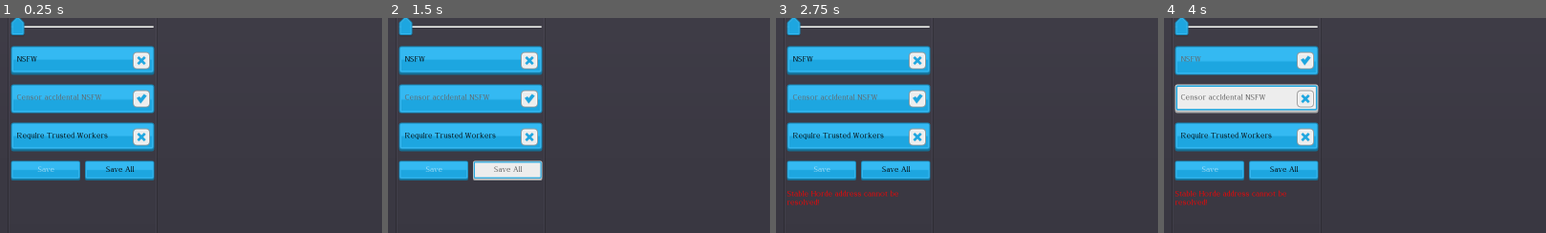
Above: before the commit, frames 1-4 (left to right).
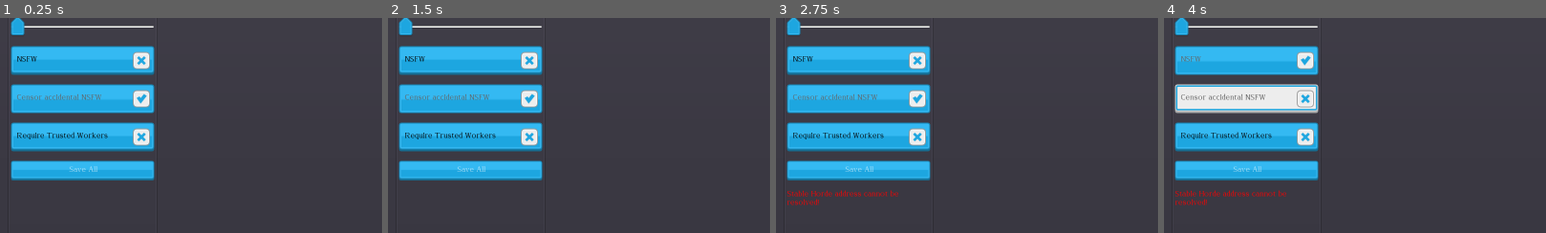
Above: after the commit, the same moments.

Repository: Haidra-Org/Lucid-Creations
Game: Godot game, scene res://StableHordeClient.tscn
Two runs of this game, one before a commit and one after it. Both use one fixed random seed, a clock stepped at 60 frames per second and the inputs below.
Inputs (mouse positions are % of the whole screen's width and height, from its top left):
- Up to frame 1 (0.25 s): no input
- Up to frame 2 (1.5 s): click (46, 8) at 0.52 s; type "12" at 0.6 s; click (16, 54) at 1.25 s, where only the run before the commit has a clickable "Save All"
- Up to frame 3 (2.75 s): click "Generate" at 2 s
- Up to frame 4 (4 s): click "NSFW" at 2.75 s; click "Censor accidental NSFW" at 3.5 s
The pictures show only the part of the screen within x 0-50%, y 19-69%; the shares and areas given below are measured in that part.

The runs differ from the first frame. In frame 1, 0.4% of the frame differs, in the area x 10-36%, y 66-76%; in frame 2, 1.8%, in the area x 10-41%, y 66-76%; in frame 3, 0.4%; in frame 4, 0.4%.

Commit message:
changed_layout_a_bit

Diff:
--- a/StableHordeClient.gd
+++ b/StableHordeClient.gd
@@ -161,6 +161,7 @@
 
 func _on_images_generated(completed_payload: Dictionary):
 	_reset_input()
+	save_all.disabled = false
 	for texture in completed_payload["image_textures"]:
 		var tr := GRID_TEXTURE_RECT.instance()
 		tr.texture = texture
--- a/StableHordeClient.tscn
+++ b/StableHordeClient.tscn
@@ -196,26 +196,13 @@
 margin_bottom = 303.251
 text = "Require Trusted Workers"
 
-[node name="SaveButtons" type="HBoxContainer" parent="Generate/VBoxContainer/MainArea/Controls/Basic"]
+[node name="SaveAll" type="Button" parent="Generate/VBoxContainer/MainArea/Controls/Basic"]
+unique_name_in_owner = true
 margin_top = 323.0
 margin_right = 300.0
-margin_bottom = 364.0
-custom_constants/separation = 10
-
-[node name="Save" type="Button" parent="Generate/VBoxContainer/MainArea/Controls/Basic/SaveButtons"]
-unique_name_in_owner = true
-margin_right = 145.0
-margin_bottom = 41.251
+margin_bottom = 364.251
 size_flags_horizontal = 3
 disabled = true
-text = "Save"
-
-[node name="SaveAll" type="Button" parent="Generate/VBoxContainer/MainArea/Controls/Basic/SaveButtons"]
-unique_name_in_owner = true
-margin_left = 155.0
-margin_right = 300.0
-margin_bottom = 41.251
-size_flags_horizontal = 3
 text = "Save All"
 
 [node name="StatusText" type="RichTextLabel" parent="Generate/VBoxContainer/MainArea/Controls/Basic"]
@@ -400,12 +387,52 @@
 text = "Prompt:"
 editable = false
 
+[node name="WorkerInfo" type="HBoxContainer" parent="Generate/VBoxContainer/MainArea/Display/DisplayFocus"]
+unique_name_in_owner = true
+margin_top = 128.0
+margin_right = 1234.0
+margin_bottom = 166.0
+custom_constants/separation = 50
+
+[node name="WorkerName" type="LineEdit" parent="Generate/VBoxContainer/MainArea/Display/DisplayFocus/WorkerInfo"]
+unique_name_in_owner = true
+margin_right = 592.0
+margin_bottom = 38.4343
+size_flags_horizontal = 3
+text = "Worker Name:"
+editable = false
+
+[node name="WorkerID" type="LineEdit" parent="Generate/VBoxContainer/MainArea/Display/DisplayFocus/WorkerInfo"]
+unique_name_in_owner = true
+margin_left = 642.0
+margin_right = 1234.0
+margin_bottom = 38.4343
+size_flags_horizontal = 3
+text = "Worker ID:"
+editable = false
+
 [node name="ImageInfo" type="HBoxContainer" parent="Generate/VBoxContainer/MainArea/Display/DisplayFocus"]
 unique_name_in_owner = true
 margin_top = 86.0
 margin_right = 1234.0
 margin_bottom = 124.0
+size_flags_horizontal = 3
 custom_constants/separation = 50
+
+[node name="Save" type="Button" parent="Generate/VBoxContainer/MainArea/Display/DisplayFocus/ImageInfo"]
+unique_name_in_owner = true
+margin_left = -324.0
+margin_top = 272.0
+margin_right = -174.0
+margin_bottom = 313.251
+rect_min_size = Vector2( 150, 0 )
+disabled = true
+text = "Save Image"
+
+[node name="Push" type="Control" parent="Generate/VBoxContainer/MainArea/Display/DisplayFocus/ImageInfo"]
+margin_right = 40.0
+margin_bottom = 40.0
+size_flags_horizontal = 3
 
 [node name="ImageSeed" type="LineEdit" parent="Generate/VBoxContainer/MainArea/Display/DisplayFocus/ImageInfo"]
 unique_name_in_owner = true
@@ -441,30 +468,6 @@
 text = "Model:"
 editable = false
 expand_to_text_length = true
-
-[node name="WorkerInfo" type="HBoxContainer" parent="Generate/VBoxContainer/MainArea/Display/DisplayFocus"]
-unique_name_in_owner = true
-margin_top = 128.0
-margin_right = 1234.0
-margin_bottom = 166.0
-custom_constants/separation = 50
-
-[node name="WorkerName" type="LineEdit" parent="Generate/VBoxContainer/MainArea/Display/DisplayFocus/WorkerInfo"]
-unique_name_in_owner = true
-margin_right = 592.0
-margin_bottom = 38.4343
-size_flags_horizontal = 3
-text = "Worker Name:"
-editable = false
-
-[node name="WorkerID" type="LineEdit" parent="Generate/VBoxContainer/MainArea/Display/DisplayFocus/WorkerInfo"]
-unique_name_in_owner = true
-margin_left = 642.0
-margin_right = 1234.0
-margin_bottom = 38.4343
-size_flags_horizontal = 3
-text = "Worker ID:"
-editable = false
 
 [node name="GridScroll" type="ScrollContainer" parent="Generate/VBoxContainer/MainArea/Display"]
 unique_name_in_owner = true
